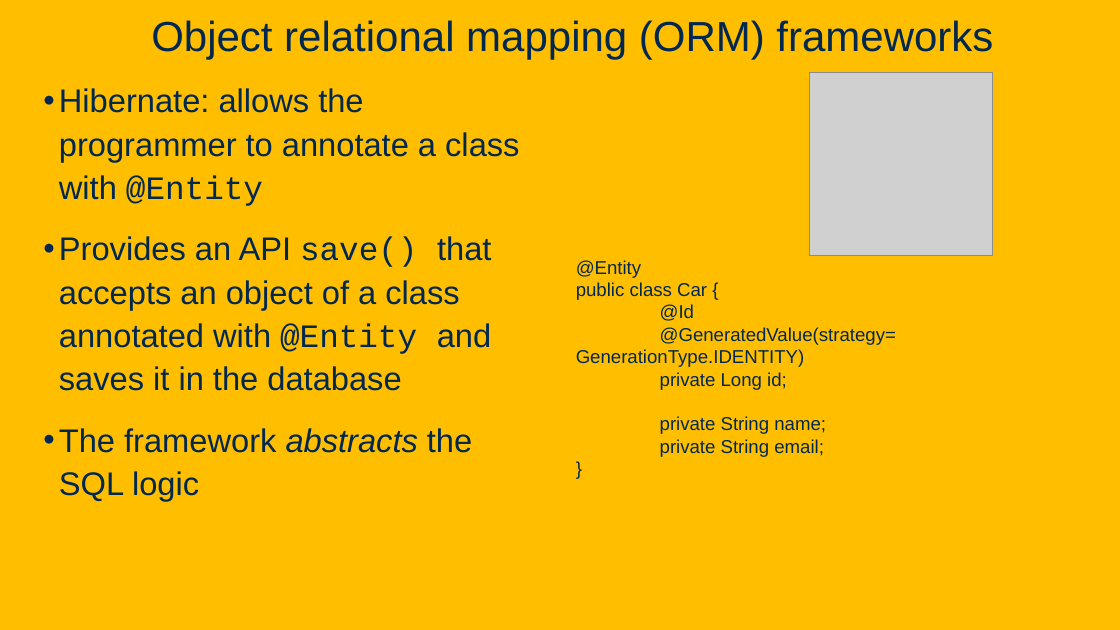
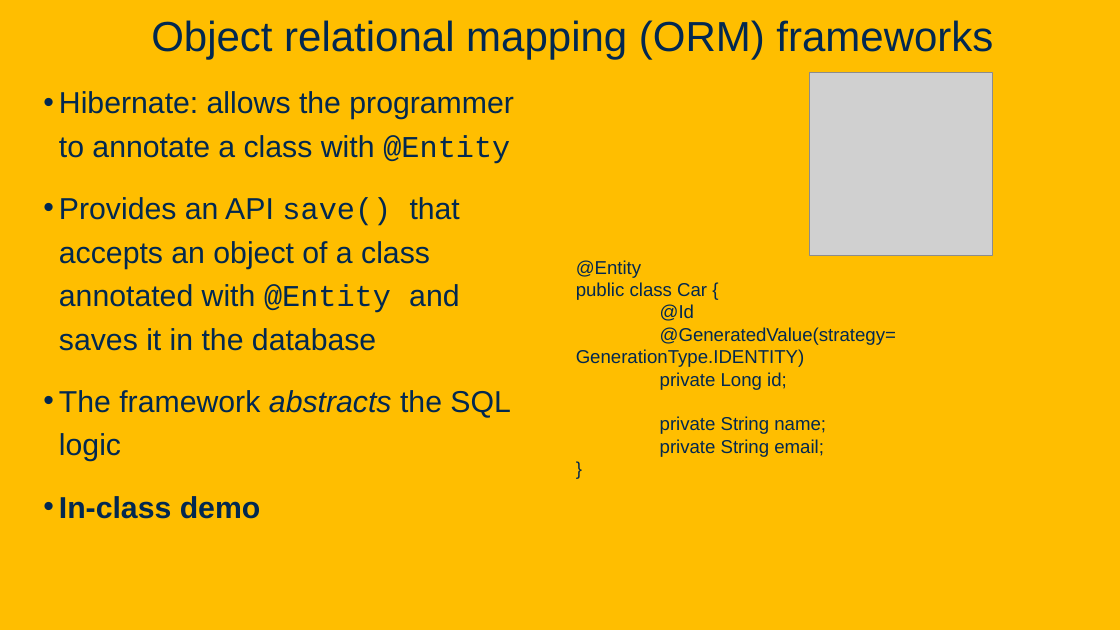
Before and after one commit to davsec-teaching/ECS160-Winter2025, a slide deck: slide 45 of slides/5_annotations_and_reflection.pptx (slide 36 before the commit). Drawn at 1120x630 pixels with LibreOffice and Linux fonts; fonts in the diff are those of the drawing; grey boxes stand for pictures; background and template pictures are left out. Boxes give left, top, right and bottom in pixels: in the first picture for what was removed or moved away, otherwise in the second. Text is boxed around its words. In the diff, an @@ line names an element or a change of style, - is before the commit and + after.

```diff
--- a/slides/5_annotations_and_reflection.pptx
+++ b/slides/5_annotations_and_reflection.pptx
@@ text at bbox=[59, 91, 514, 461]: size 28 to 25.9 pt; line spacing 1.1 to 1.2 @@
@@ text at bbox=[59, 496, 261, 519]: paragraph added @@
+• In-class demo
```
Also in this commit, not shown: 7 other slides changed, 15 slides added, 4 slides removed.
